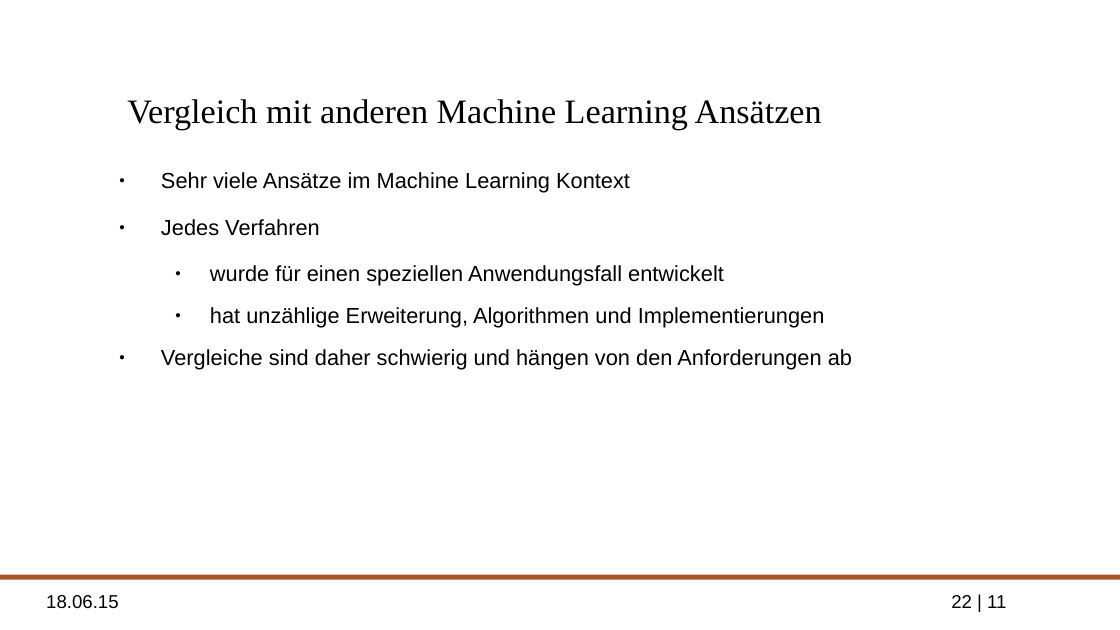
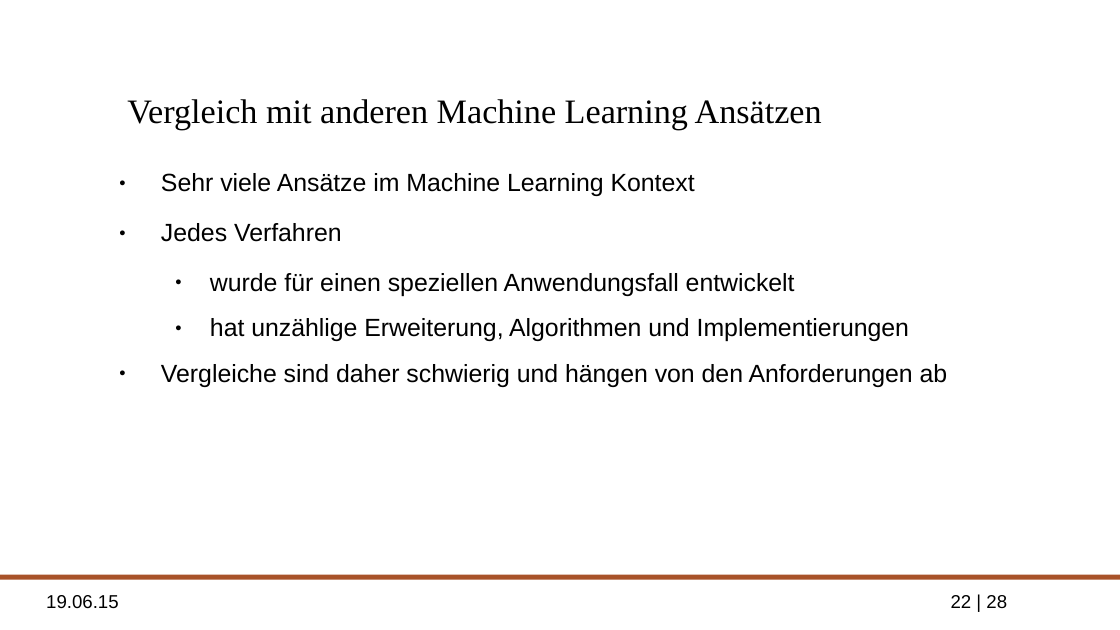
Before and after one commit to ppasler/Formale-Methoden-HMM, a slide deck: slide 22 of presentation/hidden_markov_pasler.odp. Drawn at 1120x630 pixels with LibreOffice and Linux fonts; fonts in the diff are those of the drawing; background and template pictures are left out. Boxes give left, top, right and bottom in pixels: in the first picture for what was removed or moved away, otherwise in the second. Text is boxed around its words. In the diff, an @@ line names an element or a change of style, - is before the commit and + after.

```diff
--- a/presentation/hidden_markov_pasler.odp
+++ b/presentation/hidden_markov_pasler.odp
@@ text "Sehr viele Ansätze im Machine ..." at [161, 173, 948, 387]: size 14 to 16 pt @@
@@ text at [46, 595, 119, 609]: text changed @@
-18.06.15
+19.06.15
@@ page number at [951, 595, 1007, 608]: text changed @@
-22 | 11
+22 | 28
```
Also in this commit, not shown: 24 other slides changed, 2 slides added, 2 slides removed.
